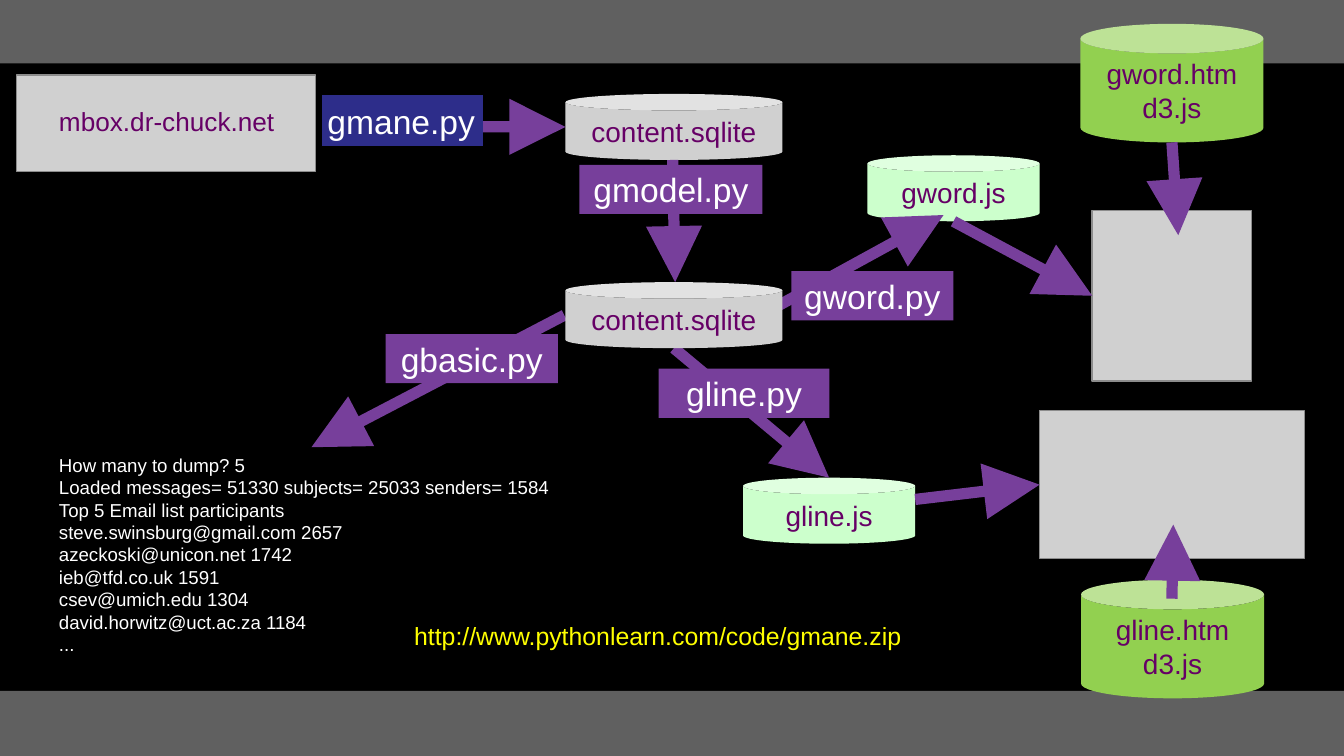
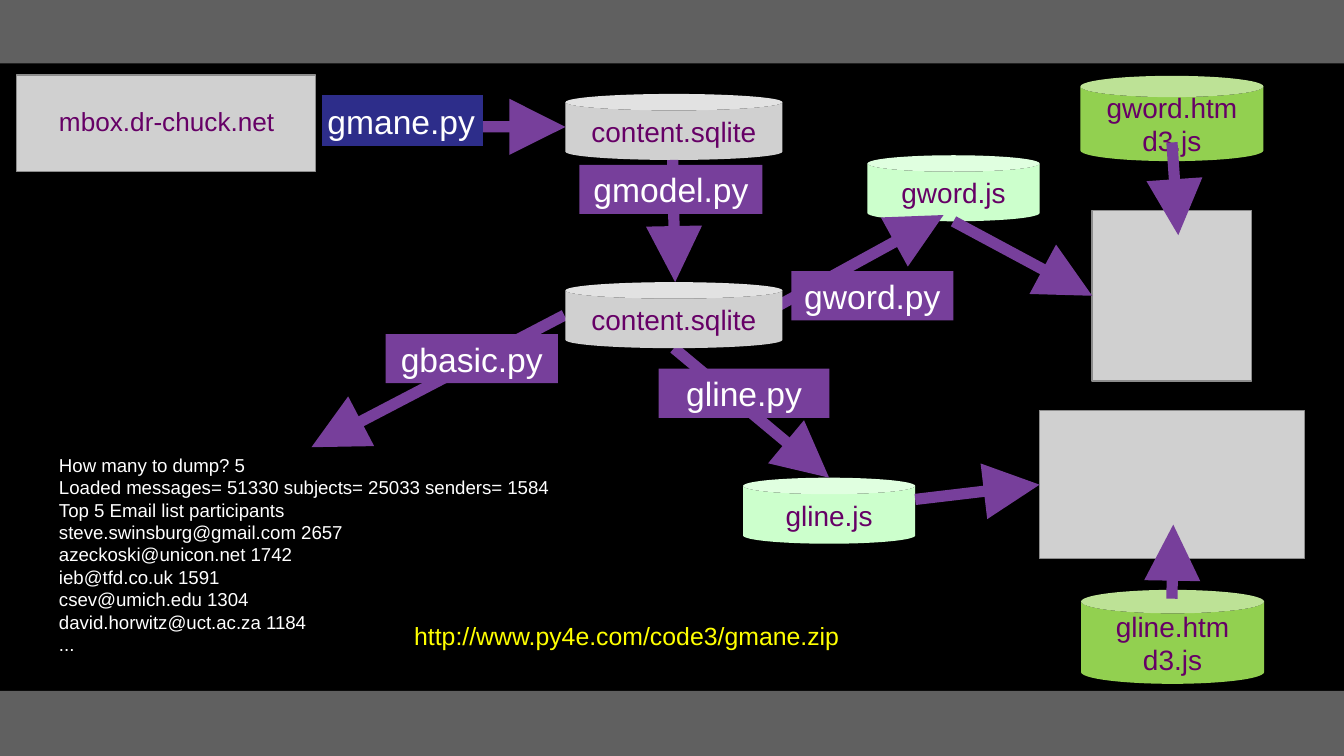
Before and after one commit to csev/py4e, a slide deck: slide 18 of lectures3/Pythonlearn-16-Data-Viz.pptx. Drawn at 1344x756 pixels with LibreOffice and Linux fonts; fonts in the diff are those of the drawing; grey boxes stand for pictures. Boxes give left, top, right and bottom in pixels: in the first picture for what was removed or moved away, otherwise in the second. Text is boxed around its words. In the diff, an @@ line names an element or a change of style, - is before the commit and + after.

```diff
--- a/lectures3/Pythonlearn-16-Data-Viz.pptx
+++ b/lectures3/Pythonlearn-16-Data-Viz.pptx
@@ cylinder "gword.htm": place and size @@
-cylinder "gword.htm" at (1081, 24, 1263, 142)
+cylinder "gword.htm" at (1081, 75, 1263, 160)
@@ cylinder "gline.htm": place and size @@
-cylinder "gline.htm" at (1081, 579, 1263, 698)
+cylinder "gline.htm" at (1081, 590, 1263, 684)
@@ text at (414, 627, 839, 650): text changed @@
-http://www.pythonlearn.com/code/gmane.zip
+http://www.py4e.com/code3/gmane.zip
```
Also in this commit, not shown: 6 other slides changed, 1 other file.
